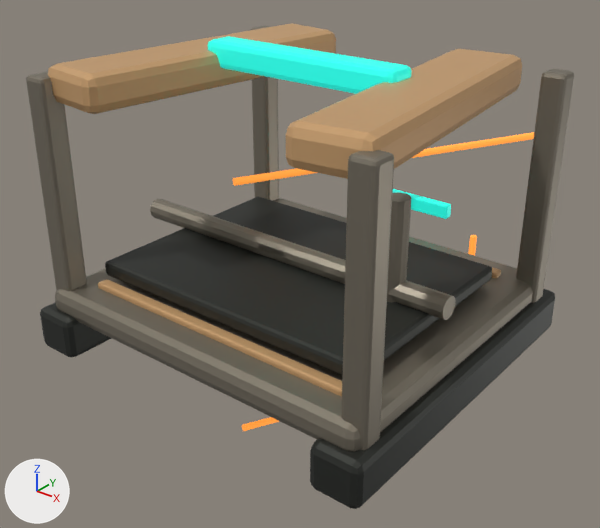
An edit to the Blender file assets/models/source/buildings/factions/drift_factory.blend, drawn before and after from the same camera.
One viewpoint serves both versions: a 50 mm lens placed at (2.91, -3.67, 2.81), pointed at (-0.26, 0.3, 0.36). The axes (+X, +Y, +Z) are drawn at lower left. The lights are the same throughout. The first picture is the older version.

The older version as bpy lines, for what is in view:
```python
ob_drive_in_roller_007 = bpy.data.objects.new('Drive-in roller.007', me_cylinder_071)
ob_drive_in_roller_007.parent = ob_solarit___drift___factory
ob_drive_in_roller_007.location = (0.7, -0.05, 0.62)
ob_exposed_gantry_leg = bpy.data.objects.new('Exposed gantry leg', me_cube_044)
ob_exposed_gantry_leg.parent = ob_solarit___drift___factory
ob_exposed_gantry_leg.location = (-1.104, -0.938, 1.0)
ob_exposed_gantry_leg_001 = bpy.data.objects.new('Exposed gantry leg.001', me_cube_045)
ob_exposed_gantry_leg_001.parent = ob_solarit___drift___factory
ob_exposed_gantry_leg_001.location = (-1.104, 0.938, 1.0)
ob_exposed_gantry_leg_002 = bpy.data.objects.new('Exposed gantry leg.002', me_cube_046)
ob_exposed_gantry_leg_002.parent = ob_solarit___drift___factory
ob_exposed_gantry_leg_002.location = (1.104, -0.938, 1.0)
ob_exposed_gantry_leg_003 = bpy.data.objects.new('Exposed gantry leg.003', me_cube_047)
ob_exposed_gantry_leg_003.parent = ob_solarit___drift___factory
ob_exposed_gantry_leg_003.location = (1.104, 0.938, 1.0)
ob_modular_pallet_deck = bpy.data.objects.new('Modular pallet deck', me_cube_040)
ob_modular_pallet_deck.parent = ob_solarit___drift___factory
ob_modular_pallet_deck.location = (0.0, 0.0, 0.34)
ob_replaceable_skid_rail = bpy.data.objects.new('Replaceable skid rail', me_cube_038)
ob_replaceable_skid_rail.parent = ob_solarit___drift___factory
ob_replaceable_skid_rail.location = (-1.076, 0.0, 0.16)
ob_replaceable_skid_rail_001 = bpy.data.objects.new('Replaceable skid rail.001', me_cube_039)
ob_replaceable_skid_rail_001.parent = ob_solarit___drift___factory
ob_replaceable_skid_rail_001.location = (1.076, 0.0, 0.16)
ob_vehicle_assembly_skid = bpy.data.objects.new('Vehicle assembly skid', me_cube_051)
ob_vehicle_assembly_skid.parent = ob_solarit___drift___factory
ob_vehicle_assembly_skid.location = (0.0, -0.05, 0.52)
# also in view: 'Canted armor shoulder.001' at (0.77, 0.0, 1.69); 'Drive-in roller.006' at (0.5, -0.05, 0.62); 'Drive-in roller' at (-0.7, -0.05, 0.62); 'Bolt-on edge rail' at (0.0, -0.83, 0.43); 'Overhead crane trolley' at (0.0, 0.0, 1.78)
```
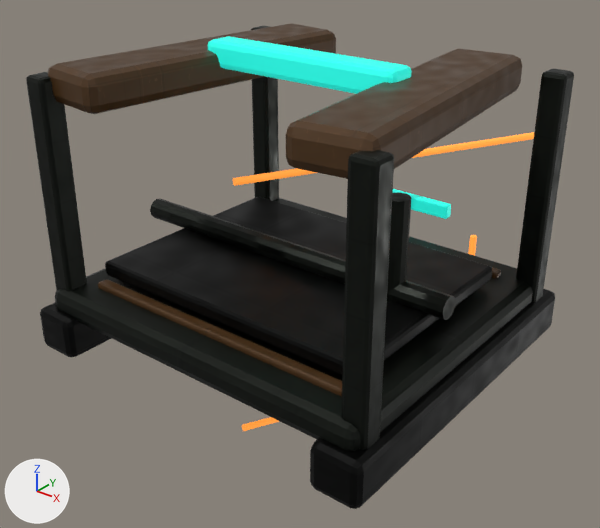
Pixel boxes [x1, y1, x2, y2] of what changed, in the pictures (600 x 528 px):
'Vehicle assembly skid', surface changed (darker): [105, 197, 492, 376] in both
'Modular pallet deck', surface changed (darker): [55, 198, 533, 452] in both
'Canted armor shoulder.001', surface changed (darker): [286, 49, 522, 179] in both
'Exposed gantry leg.002', surface changed (darker): [341, 150, 394, 451] in both
'Replaceable skid rail.001', surface changed: [310, 289, 555, 509] in both
'Canted armor shoulder', surface changed (darker): [48, 23, 336, 114] in both
'Exposed gantry leg', surface changed (darker): [26, 72, 87, 291] in both
'Exposed gantry leg.003', surface changed (darker): [516, 69, 574, 303] in both
'Bolt-on edge rail', surface changed: [98, 279, 342, 396] in both
'Exposed gantry leg.001', surface changed (darker): [251, 26, 279, 201] in both
'Drive-in roller.006', surface changed (darker): [283, 243, 455, 320] in both
'Replaceable skid rail', surface changed (darker): [40, 303, 111, 357] in both
'Drive-in roller.007', surface changed (darker): [387, 192, 411, 302] in both
'Drive-in roller', surface changed: [150, 199, 274, 259] in both
'Drive-in roller.004', surface changed: [235, 227, 345, 282] in both
'Drive-in roller.002', surface changed: [191, 212, 325, 277] in both
'Drive-in roller.005', surface changed: [259, 235, 417, 308] in both
'Drive-in roller.003', surface changed: [212, 219, 345, 284] in both
'Drive-in roller.001', surface changed: [170, 205, 299, 268] in both
'Bolt-on edge rail.001', surface changed: [492, 267, 501, 278] in both

The change, as a diff of the scene's bpy script:
```diff
--- a/assets/models/source/buildings/factions/drift_factory.blend.py
+++ b/assets/models/source/buildings/factions/drift_factory.blend.py
@@ mat_drift___dark_003 @@
 mat_drift___dark_003 = bpy.data.materials.new('Drift / dark.003')
-# nodes: BsdfPrincipled, OutputMaterial
-# colours: dark grey #3c3e3a
+# nodes: BsdfPrincipled, NormalMap, OutputMaterial, TexImage x3
+# uses the picture img_factions_drift_dark_graphite_albedo_png
+# uses the picture img_graphite_normal_png
+# uses the picture img_graphite_roughness_png
@@ mat_drift___steel_003 @@
 mat_drift___steel_003 = bpy.data.materials.new('Drift / steel.003')
-# nodes: BsdfPrincipled, OutputMaterial
-# colours: grey #8b8476
+# nodes: BsdfPrincipled, NormalMap, OutputMaterial, TexImage x3
+# uses the picture img_factions_drift_steel_steel_albedo_png
+# uses the picture img_steel_normal_png
+# uses the picture img_steel_roughness_png
@@ mat_drift___light_003 @@
 mat_drift___light_003 = bpy.data.materials.new('Drift / light.003')
-# nodes: BsdfPrincipled, OutputMaterial
-# colours: brown #cea473
+# nodes: BsdfPrincipled, NormalMap, OutputMaterial, TexImage x3
+# uses the picture img_ceramic_normal_png
+# uses the picture img_ceramic_roughness_png
+# uses the picture img_factions_drift_armor_light_ceramic_albedo_png
```
